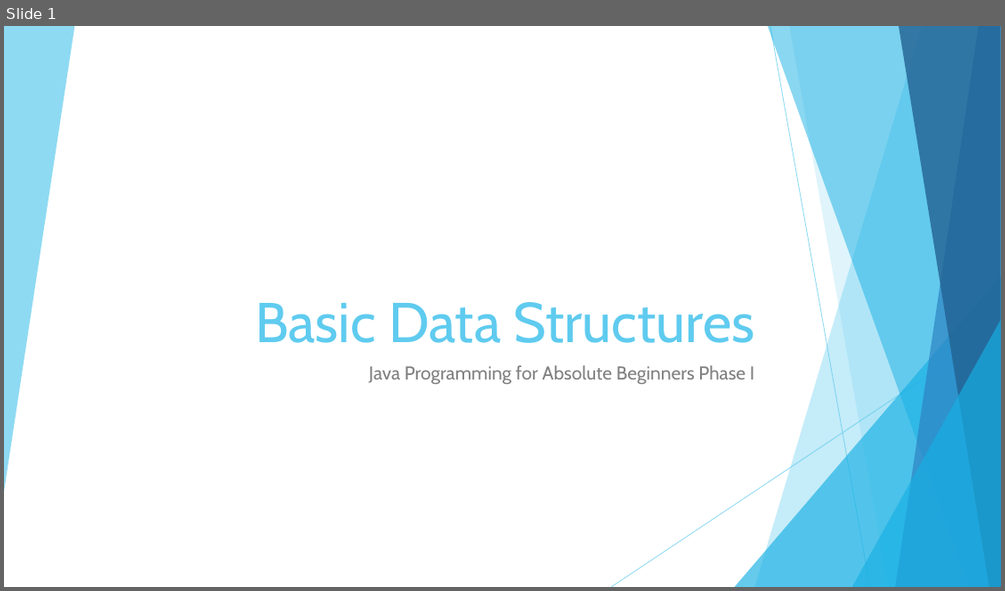
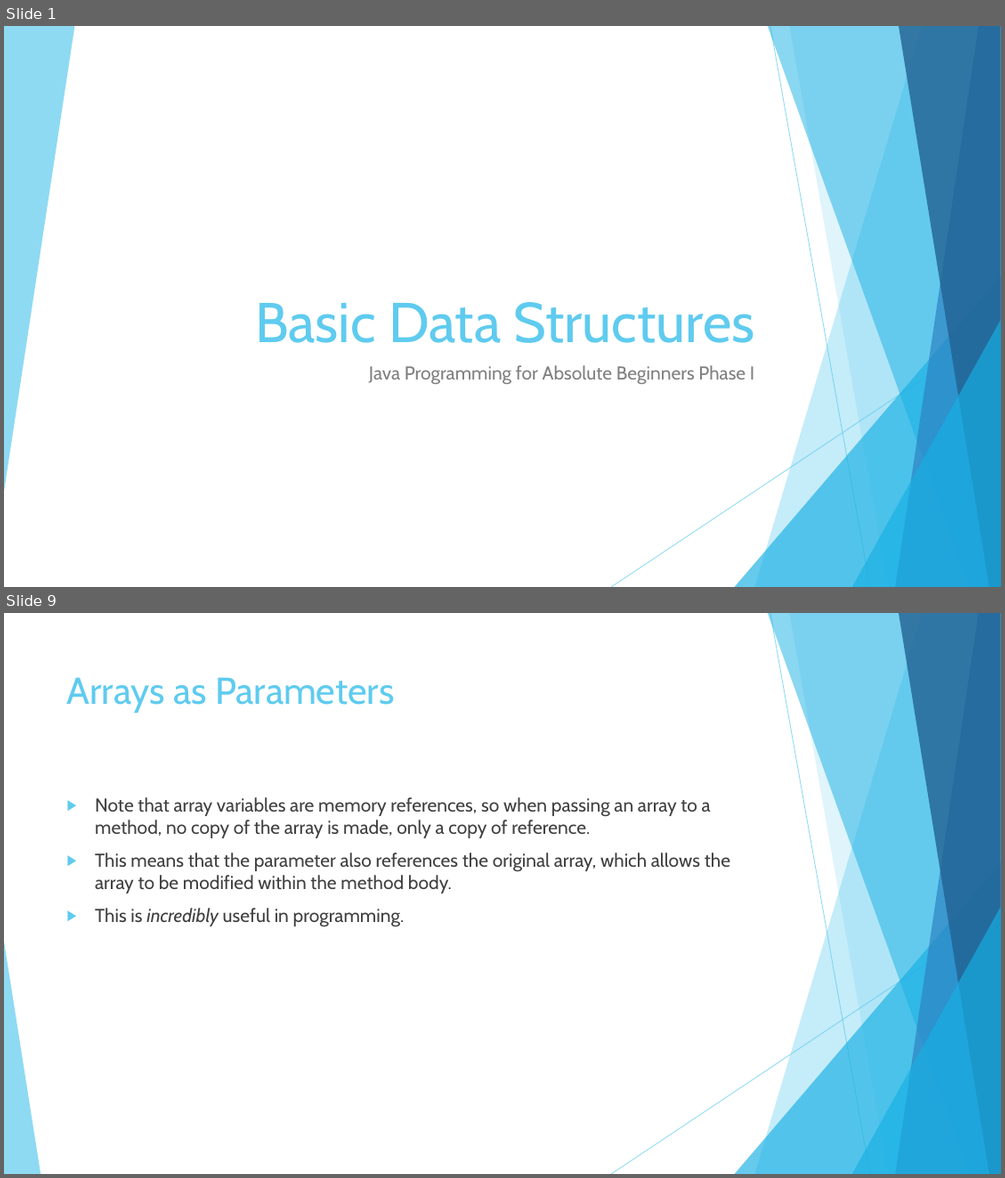
Before and after one commit to JoseRivas1998/Java-Game-Development-For-Absolute-Beginners, a slide deck: Slides/Lesson1.5.pptx. Shown one above the other, each under a label of ours: slide 1 before the commit, slides 1 and 9 after it; the slides between them are not shown. The pictures are 1005x591 and 1005x1178 pixels, drawn with LibreOffice and Linux fonts; fonts in the diff are those of the drawing. Boxes give left, top, right and bottom in pixels: in the first picture for what was removed or moved away, otherwise in the second. Text is boxed around its words. In the diff, an @@ line names an element or a change of style, - is before the commit and + after.

```diff
--- a/Slides/Lesson1.5.pptx
+++ b/Slides/Lesson1.5.pptx
@@ slide 9 added at box(4, 613, 1001, 1174), background #FFFFFF; not listed: 9 template elements that a slide beside it also shows @@
@@ title added at box(67, 677, 395, 713), 36 pt, text #5FCBEF @@
+Arrays as Parameters
@@ text added at box(95, 797, 730, 927), 18 pt, text #404040 @@
+▶ Note that array variables are memory references, so when passing an array to a method, no copy of the array is made, only a copy of reference.
+▶ This means that the parameter also references the original array, which allows the array to be modified within the method body.
+▶ This is incredibly useful in programming.
@@ triangle added at box(4, 941, 40, 1174), fill #5FCBEF at 70% opacity @@
```
Also in this commit, not shown: 9 other slides added, 11 other files.
